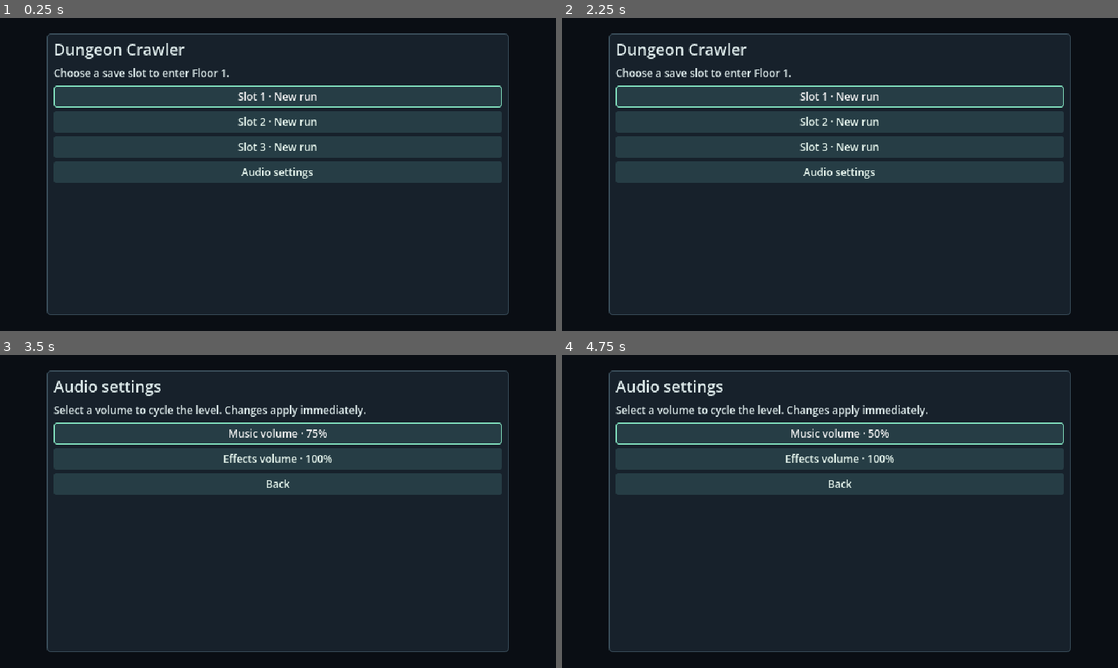
Above: before the commit, frames 1-4 (two rows, left to right).
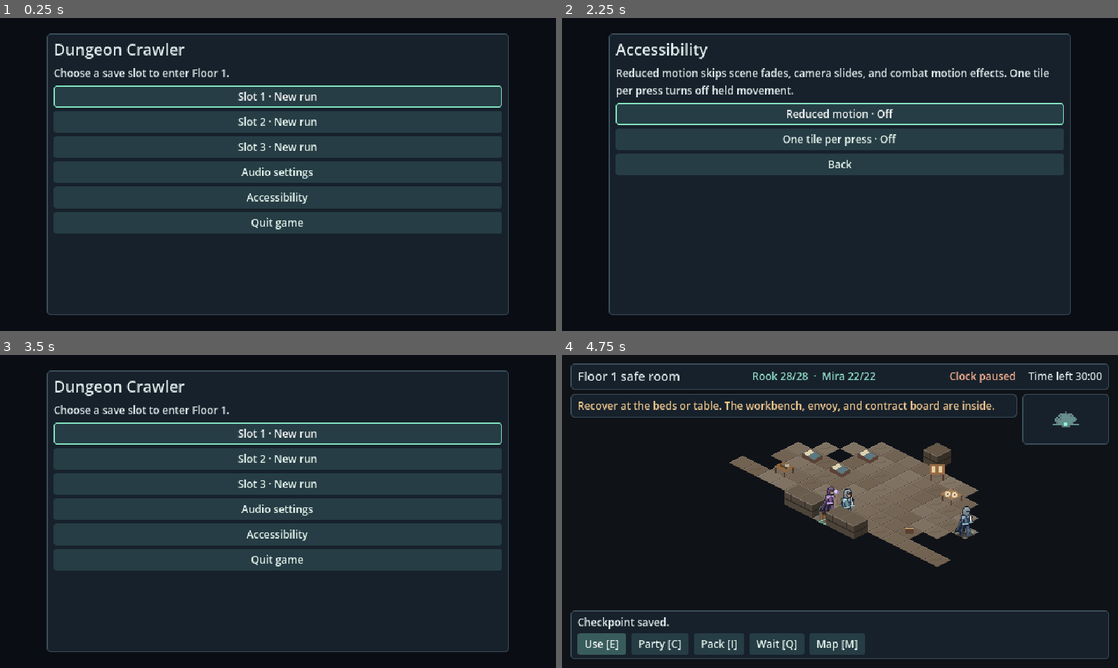
Above: after the commit, the same moments.

Repository: ChrisTitusTech/dungeon-crawler
Game: Godot game, scene res://scenes/main.tscn
Same seed, same stepped clock (60 frames per second), same inputs: the game is played once before the commit and once after it. Sound files missing from this copy of the repository are replaced by a short silence.
Inputs (mouse positions are in pixels of both pictures, inside the frame that each line leads up to):
- Up to frame 1 (0.25 s): no input
- Up to frame 2 (2.25 s): click "Audio settings" at 0.5 s; click "Back" at 1.25 s; click (840, 196) at 2 s, where only the run after the commit has a clickable "Accessibility"
- Up to frame 3 (3.5 s): click (278, 502) at 2.75 s, where only the run after the commit has a clickable "Back"
- Up to frame 4 (4.75 s): click (840, 433) at 3.5 s, where only the run after the commit has a clickable "Slot 1 · New run"; click (600, 642) at 4.25 s, where only the run after the commit has a clickable "Use [E]"

The runs differ from the first frame. In frame 1, 11% of the frame differs, in the area x 9-91%, y 53-69%; in frame 2, 14%; in frame 3, 19%; in frame 4, 30%, in the area x 1-99%, y 2-98%.

Commit message:
Polish controller navigation and add accessibility options

Diff:
--- a/project.godot
+++ b/project.godot
@@ -24,6 +24,14 @@
 
 [input]
 
+ui_accept={
+"deadzone": 0.5,
+"events": [Object(InputEventKey,"keycode":4194309), Object(InputEventKey,"keycode":4194310), Object(InputEventKey,"keycode":32), Object(InputEventJoypadButton,"button_index":0)]
+}
+ui_cancel={
+"deadzone": 0.5,
+"events": [Object(InputEventKey,"keycode":4194305), Object(InputEventJoypadButton,"button_index":1)]
+}
 move_up={
 "deadzone": 0.5,
 "events": [Object(InputEventKey,"physical_keycode":87), Object(InputEventKey,"keycode":4194320), Object(InputEventJoypadButton,"button_index":11), Object(InputEventJoypadMotion,"axis":1,"axis_value":-1.0)]
--- a/scripts/core/dungeon_game.gd
+++ b/scripts/core/dungeon_game.gd
@@ -15,6 +15,7 @@
 
 @export var prototype_mode: bool = false
 @export var save_directory: String = "user://"
+@export var accessibility_path: String = "user://accessibility.cfg"
 
 @onready var _dungeon: DungeonView = $Dungeon
 @onready var _interface: CanvasLayer = $Interface
@@ -45,13 +46,16 @@
 var _menu: CampaignMenu
 var _slot: int
 var _checkpoint: Dictionary
-var _can_close_menu: bool
+var _menu_back: Callable
 var _queued_move: Vector2i = NO_SITE
 var _queued_use: bool
 var _held_action: StringName
 var _repeat: float
 var _last_clock_usec: int = Time.get_ticks_usec()
 var _quitting: bool
+var _reduced_motion: bool
+var _single_step: bool
+var _using_gamepad: bool
 
 
 func _ready() -> void:
@@ -59,6 +63,7 @@
 		get_tree().auto_accept_quit = false
 	_dungeon.movement_finished.connect(_on_movement_finished)
 	_fade.finished.connect(_resume_scene_controls)
+	_load_accessibility()
 	_wait_button.pressed.connect(_take_turn.bind(Vector2i.ZERO))
 	_map_button.pressed.connect(_toggle_minimap)
 	if prototype_mode or "--prototype" in OS.get_cmdline_user_args():
@@ -102,22 +107,9 @@
 	if not _can_explore():
 		_held_action = &""
 		return
-
-	if _run != null:
-		if Input.is_action_just_pressed(&"interact"):
-			_interact()
-			return
-		if Input.is_action_just_pressed(&"open_party"):
-			_show_party()
-			return
-		if Input.is_action_just_pressed(&"open_inventory"):
-			_show_inventory()
-			return
-		if Input.is_action_just_pressed(&"pause"):
-			_show_pause()
-			return
-	if Input.is_action_just_pressed(&"toggle_minimap"):
-		_toggle_minimap()
+	if _single_step:
+		return
+
 	var pressed: StringName
 	for action: StringName in MOVEMENT:
 		if Input.is_action_just_pressed(action):
@@ -129,9 +121,6 @@
 			pressed = action
 	if _held_action != &"" and Input.is_action_pressed(_held_action):
 		pressed = _held_action
-	if Input.is_action_just_pressed(&"wait_turn"):
-		_take_turn(Vector2i.ZERO)
-		return
 	if pressed != _held_action:
 		_held_action = pressed
 		_repeat = 0.0
@@ -162,18 +151,63 @@
 		_prompt_reload("The floor collapsed", "The last safe-room checkpoint is intact.")
 
 
+func _input(event: InputEvent) -> void:
+	if _fade.busy:
+		get_viewport().set_input_as_handled()
+		return
+	var gamepad: bool = (event is InputEventJoypadButton and event.pressed
+		or event is InputEventJoypadMotion and absf(event.axis_value) > 0.5)
+	var keyboard_or_mouse: bool = (event is InputEventKey or event is InputEventMouseButton) and event.pressed
+	if not (gamepad or keyboard_or_mouse) or gamepad == _using_gamepad:
+		return
+	_using_gamepad = gamepad
+	_interact_button.text = "Use [A]" if gamepad else "Use [E]"
+	_party_button.text = "Party [Y]" if gamepad else "Party [C]"
+	_inventory_button.text = "Pack [X]" if gamepad else "Pack [I]"
+	_wait_button.text = "Wait [RB]" if gamepad else "Wait [Q]"
+	_map_button.text = "Map [View]" if gamepad else "Map [M]"
+
+
 func _unhandled_input(event: InputEvent) -> void:
 	if _fade.busy:
 		return
-	if _menu != null and _menu.visible and _can_close_menu and event.is_action_pressed(&"ui_cancel"):
-		_hide_menu()
-		get_viewport().set_input_as_handled()
-		return
-	if _can_explore() and event is InputEventMouseButton and event.is_action_pressed(&"select_tile"):
+	if _menu != null and _menu.visible:
+		if _menu_back.is_valid() and event.is_action_pressed(&"ui_cancel"):
+			get_viewport().set_input_as_handled()
+			_menu_back.call()
+		return
+	if not _can_explore():
+		return
+	if _run != null and event.is_action_pressed(&"interact"):
+		_interact()
+	elif _run != null and event.is_action_pressed(&"open_party"):
+		_show_party()
+	elif _run != null and event.is_action_pressed(&"open_inventory"):
+		_show_inventory()
+	elif _run != null and event.is_action_pressed(&"pause"):
+		_show_pause()
+	elif event.is_action_pressed(&"toggle_minimap"):
+		_toggle_minimap()
+	elif event.is_action_pressed(&"wait_turn"):
+		_take_turn(Vector2i.ZERO)
+	elif event is InputEventMouseButton and event.is_action_pressed(&"select_tile"):
 		var direction: Vector2i = _dungeon.cell_at_screen_position(event.position) - _floor.player
-		if absi(direction.x) + absi(direction.y) == 1:
-			_take_turn(direction)
+		if absi(direction.x) + absi(direction.y) != 1:
+			return
+		_take_turn(direction)
+	elif _single_step:
+		for action: StringName in MOVEMENT:
+			if not event.is_action_pressed(action):
+				continue
+			if event is InputEventJoypadMotion and not Input.is_action_just_pressed_by_event(action, event):
+				continue
+			_take_turn(MOVEMENT[action])
 			get_viewport().set_input_as_handled()
+			break
+		return
+	else:
+		return
+	get_viewport().set_input_as_handled()
 
 
 func _can_explore() -> bool:
@@ -254,6 +288,7 @@
 			DungeonFloor.EnemyKind.GUARD:
 				opponent = BattleRules.Fighter.new(enemy_name, 25, 7, 11)
 	_battle = BATTLE_SCREEN.instantiate() as BattleView
+	_battle.reduced_motion = _reduced_motion
 	_hud.hide()
 	_dungeon.hide()
 	_interface.add_child(_battle)
@@ -345,6 +380,8 @@
 		else:
 			choices.append(CampaignMenu.choice("Slot %d · New run" % slot, _new_slot.bind(slot)))
 	choices.append(CampaignMenu.choice("Audio settings", _show_audio_settings))
+	choices.append(CampaignMenu.choice("Accessibility", _show_accessibility))
+	choices.append(CampaignMenu.choice("Quit game", _quit))
 	_present("Dungeon Crawler", message, choices, false)
 
 
@@ -352,7 +389,7 @@
 	_present("Replace slot %d?" % slot, "A new run replaces this slot’s checkpoint.", [
 		CampaignMenu.choice("Keep checkpoint", _show_slots),
 		CampaignMenu.choice("Start a new run", _new_slot.bind(slot)),
-	], false)
+	], false, _show_slots)
 
 
 func _new_slot(slot: int) -> void:
@@ -788,7 +825,7 @@
 		choices.append(CampaignMenu.choice("%s · %d/%d HP" % [member.name, member.hp, member.max_hp],
 			_apply_item.bind(member, item), disabled))
 	choices.append(CampaignMenu.choice("Back to pack", _show_inventory))
-	_present(definition.name, definition.description, choices)
+	_present(definition.name, definition.description, choices, true, _show_inventory)
 
 
 func _apply_item(member: BattleRules.Fighter, item: String) -> void:
@@ -834,7 +871,7 @@
 		CampaignMenu.choice("Speed +1", _train.bind(member, "speed")),
 		CampaignMenu.choice("Max HP +4", _train.bind(member, "health")),
 		CampaignMenu.choice("Back to party", _show_party),
-	])
+	], true, _show_party)
 
 
 func _train(member: BattleRules.Fighter, stat: String) -> void:
@@ -847,21 +884,65 @@
 	_present("Paused", "Use the safe room to record progress. Returning to the slot menu ends this session.", [
 		CampaignMenu.choice("Resume", _hide_menu),
 		CampaignMenu.choice("Audio settings", _show_audio_settings.bind(true)),
+		CampaignMenu.choice("Accessibility", _show_accessibility.bind(true)),
 		CampaignMenu.choice("Return to save slots", _show_slots),
 	])
 
 
 func _show_audio_settings(from_pause: bool = false) -> void:
+	var back: Callable = _show_pause if from_pause else _show_slots
 	_present("Audio settings", "Select a volume to cycle the level. Changes apply immediately.", [
 		CampaignMenu.choice("Music volume · %d%%" % _audio.music_volume, _change_volume.bind(true, from_pause)),
 		CampaignMenu.choice("Effects volume · %d%%" % _audio.effects_volume, _change_volume.bind(false, from_pause)),
-		CampaignMenu.choice("Back", _show_pause if from_pause else _show_slots),
-	], false)
+		CampaignMenu.choice("Back", back),
+	], true, back)
 
 
 func _change_volume(music: bool, from_pause: bool) -> void:
 	_audio.cycle_volume(music)
 	_show_audio_settings(from_pause)
+
+
+func _load_accessibility() -> void:
+	var settings := ConfigFile.new()
+	if settings.load(accessibility_path) == OK:
+		_reduced_motion = settings.get_value("accessibility", "reduced_motion", false) == true
+		_single_step = settings.get_value("accessibility", "single_step", false) == true
+	_apply_accessibility()
+
+
+func _apply_accessibility() -> void:
+	_dungeon.reduced_motion = _reduced_motion
+	_fade.reduced_motion = _reduced_motion
+	_held_action = &""
+
+
+func _show_accessibility(from_pause: bool = false, notice: String = "") -> void:
+	var back: Callable = _show_pause if from_pause else _show_slots
+	var detail := "Reduced motion skips scene fades, camera slides, and combat motion effects. One tile per press turns off held movement."
+	if not notice.is_empty():
+		detail += "\n\n" + notice
+	_present("Accessibility", detail, [
+		CampaignMenu.choice("Reduced motion · %s" % ("On" if _reduced_motion else "Off"),
+			_toggle_accessibility.bind(true, from_pause)),
+		CampaignMenu.choice("One tile per press · %s" % ("On" if _single_step else "Off"),
+			_toggle_accessibility.bind(false, from_pause)),
+		CampaignMenu.choice("Back", back),
+	], true, back)
+
+
+func _toggle_accessibility(motion: bool, from_pause: bool) -> void:
+	if motion:
+		_reduced_motion = not _reduced_motion
+	else:
+		_single_step = not _single_step
+	_apply_accessibility()
+	var settings := ConfigFile.new()
+	settings.set_value("accessibility", "reduced_motion", _reduced_motion)
+	settings.set_value("accessibility", "single_step", _single_step)
+	var error: Error = settings.save(accessibility_path)
+	var notice: String = "" if error == OK else "Settings applied for this session. Could not save them."
+	_show_accessibility(from_pause, notice)
 
 
 func _show_summary(notice: String = "") -> void:
@@ -881,8 +962,9 @@
 	return "%s · %s" % [race, role]
 
 
-func _present(title: String, detail: String, choices: Array[Dictionary], dismissible: bool = true) -> void:
-	_can_close_menu = dismissible
+func _present(title: String, detail: String, choices: Array[Dictionary], dismissible: bool = true,
+	back: Callable = Callable()) -> void:
+	_menu_back = back if back.is_valid() or not dismissible else _hide_menu
 	_menu.present(title, detail, choices)
 
 
--- a/scripts/ui/battle_fighter_view.gd
+++ b/scripts/ui/battle_fighter_view.gd
@@ -27,6 +27,7 @@
 var _health_tween: Tween
 var _health_ready: bool
 var _reaction_tween: Tween
+var reduced_motion: bool
 
 
 func show_fighter(fighter: BattleRules.Fighter, is_active: bool, accent: Color) -> void:
@@ -38,7 +39,7 @@
 	elif not fighter.injuries.is_empty():
 		_hp_label.text += " · Injured"
 	_hp_bar.max_value = float(fighter.max_hp)
-	if not _health_ready or DisplayServer.get_name() == "headless":
+	if reduced_motion or not _health_ready or DisplayServer.get_name() == "headless":
 		_hp_bar.value = float(fighter.hp)
 	elif absf(_hp_bar.value - fighter.hp) > 0.01:
 		if _health_tween != null and _health_tween.is_valid():
@@ -47,7 +48,7 @@
 		_health_tween.tween_property(_hp_bar, "value", float(fighter.hp), 0.20)
 	if fighter.hp == 0 and _alive:
 		_fall = 1.0
-		if _health_ready and DisplayServer.get_name() != "headless":
+		if not reduced_motion and _health_ready and DisplayServer.get_name() != "headless":
 			_fall = 0.0
 			var defeat: Tween = create_tween().set_trans(Tween.TRANS_CUBIC).set_ease(Tween.EASE_IN)
 			defeat.tween_property(self, "_fall", 1.0, 0.36)
@@ -72,7 +73,7 @@
 
 
 func _process(delta: float) -> void:
-	if not is_visible_in_tree() or DisplayServer.get_name() == "headless":
+	if reduced_motion or not is_visible_in_tree() or DisplayServer.get_name() == "headless":
 		return
 	if _alive:
 		_elapsed += delta
--- a/scripts/ui/battle_view.gd
+++ b/scripts/ui/battle_view.gd
@@ -35,6 +35,7 @@
 var _controls_held: bool
 var _animating: bool
 var _result_cue_played: bool
+var reduced_motion: bool
 
 
 func _ready() -> void:
@@ -54,6 +55,8 @@
 	_audio = audio
 	_controls_held = hold_controls
 	_backdrop.modulate = ARENA_TINTS[floor_number - 1]
+	if reduced_motion:
+		_backdrop.material = null
 	for index: int in rules.party.size():
 		var fighter: BattleRules.Fighter = rules.party[index]
 		var model: String = ActorArt.model(fighter, "rook" if index == 0 else "mira")
@@ -86,6 +89,7 @@
 
 func _add_card(model: String, slot: Vector2, sprite_size: float, opposing: bool) -> BattleFighterView:
 	var card: BattleFighterView = FIGHTER_CARD.instantiate() as BattleFighterView
+	card.reduced_motion = reduced_motion
 	_battlefield.add_child(card)
 	card.set_anchor_and_offset(SIDE_RIGHT, slot.x, 0.0)
 	card.set_anchor_and_offset(SIDE_BOTTOM, slot.y, 0.0)
@@ -131,6 +135,11 @@
 func _present_action(command: BattleRules.Command, actor: BattleRules.Fighter,
 	target: BattleRules.Fighter, previous_hp: int) -> void:
 	if DisplayServer.get_name() == "headless":
+		_render()
+		return
+	if reduced_motion:
+		if _audio != null:
+			_audio.play_cue(ACTION_CUES[command])
 		_render()
 		return
 	_animating = true
@@ -219,6 +228,11 @@
 	elif not can_act:
 		_enemy_delay.start()
 	else:
+		var enabled: Array[Button] = []
+		for button: Button in [_attack, _skill, _defend, _item, _flee]:
+			if button.visible and not button.disabled:
+				enabled.append(button)
+		CampaignMenu.link_buttons(enabled, false)
 		var focused: Button = get_viewport().gui_get_focus_owner() as Button
-		if focused == null or focused.disabled:
+		if focused not in enabled:
 			_attack.grab_focus()
--- a/scripts/ui/campaign_menu.gd
+++ b/scripts/ui/campaign_menu.gd
@@ -13,6 +13,19 @@
 	return {"label": label, "run": run, "disabled": disabled}
 
 
+static func link_buttons(buttons: Array[Button], vertical: bool) -> void:
+	for index: int in buttons.size():
+		var button: Button = buttons[index]
+		var previous: NodePath = button.get_path_to(buttons[posmod(index - 1, buttons.size())])
+		var next: NodePath = button.get_path_to(buttons[(index + 1) % buttons.size()])
+		if vertical:
+			button.focus_neighbor_top = previous
+			button.focus_neighbor_bottom = next
+		else:
+			button.focus_neighbor_left = previous
+			button.focus_neighbor_right = next
+
+
 func present(heading: String, detail: String, choices: Array[Dictionary]) -> void:
 	var focus_index: int = -1
 	var focused: Control = get_viewport().gui_get_focus_owner()
@@ -24,7 +37,7 @@
 		_choices.remove_child(child)
 		child.queue_free()
 
-	var first: Button
+	var enabled: Array[Button] = []
 	var preferred: Button
 	for entry: Dictionary in choices:
 		var button := Button.new()
@@ -33,16 +46,17 @@
 		button.custom_minimum_size.y = 25
 		button.pressed.connect(_choose.bind(entry.run))
 		_choices.add_child(button)
-		if first == null and not button.disabled:
-			first = button
+		if not button.disabled:
+			enabled.append(button)
 		if button.get_index() == focus_index and not button.disabled:
 			preferred = button
 	_scroll.scroll_vertical = 0
+	link_buttons(enabled, true)
 	show()
 	if preferred != null:
 		preferred.grab_focus()
-	elif first != null:
-		first.grab_focus()
+	elif not enabled.is_empty():
+		enabled[0].grab_focus()
 
 
 func _choose(action: Callable) -> void:
--- a/scripts/ui/scene_fade.gd
+++ b/scripts/ui/scene_fade.gd
@@ -7,12 +7,13 @@
 const ENCOUNTER_INK := Color("#20283b")
 
 var busy: bool = false
+var reduced_motion: bool
 
 
 func change_scene(swap: Callable, encounter: bool = false) -> void:
 	if busy:
 		return
-	if DisplayServer.get_name() == "headless":
+	if reduced_motion or DisplayServer.get_name() == "headless":
 		swap.call()
 		finished.emit()
 		return
--- a/scripts/world/dungeon_view.gd
+++ b/scripts/world/dungeon_view.gd
@@ -35,6 +35,7 @@
 var _torch_glow: GradientTexture2D
 var _ambient_frame: int
 var _party_facing: float = 1.0
+var reduced_motion: bool
 var _clash_turn: int = -1
 var _clash_started: float
 
@@ -89,7 +90,7 @@
 			moving = moving or _visible_cells.has(enemy.cell) or _previous_visibility.has(_enemy_from[enemy])
 
 	_refresh_tiles()
-	if animate and moving and DisplayServer.get_name() != "headless":
+	if animate and moving and not reduced_motion and DisplayServer.get_name() != "headless":
 		_moving = true
 		_set_step_progress(0.0)
 		return true
@@ -154,7 +155,8 @@
 func _process(delta: float) -> void:
 	if _floor == null or not is_visible_in_tree() or DisplayServer.get_name() == "headless":
 		return
-	_ambient_time += delta
+	if not reduced_motion:
+		_ambient_time += delta
 	if _moving:
 		var progress: float = _step_progress + delta / STEP_TIME
 		_set_step_progress(minf(progress, 1.0))
@@ -211,7 +213,7 @@
 
 
 func _draw_skirmish() -> void:
-	if _floor.skirmish.is_empty() or _clash_turn != _floor.turn:
+	if reduced_motion or _floor.skirmish.is_empty() or _clash_turn != _floor.turn:
 		return
 	var progress: float = (_ambient_time - _clash_started) / 0.35
 	if progress >= 1.0:
--- a/tests/test_floor_one.gd
+++ b/tests/test_floor_one.gd
@@ -14,6 +14,68 @@
 	for file: String in DirAccess.get_files_at(_directory):
 		DirAccess.remove_absolute(_directory.path_join(file))
 	DirAccess.remove_absolute(_directory)
+
+
+func test_controller_confirms_menus_without_reusing_a_as_interact() -> void:
+	var game: DungeonGame = GAME.instantiate() as DungeonGame
+	game.save_directory = _directory
+	game.accessibility_path = _directory.path_join("accessibility.cfg")
+	add_child_autofree(game)
+	await wait_process_frames(1)
+
+	_tap_pad(JOY_BUTTON_A)
+	await wait_process_frames(1)
+	assert_not_null(game._run)
+	if game._run == null:
+		return
+	assert_false(game._run.at_camp(), "Selecting a slot must not also open the dungeon door.")
+	assert_eq(game._interact_button.text, "Use [A]")
+	_tap_pad(JOY_BUTTON_A)
+	assert_true(game._run.at_camp(), "A fresh press uses the door.")
+
+	_tap_pad(JOY_BUTTON_START)
+	var heading: Label = game._menu.get_node("%Heading")
+	assert_eq(heading.text, "Paused")
+	_tap_pad(JOY_BUTTON_DPAD_DOWN)
+	_tap_pad(JOY_BUTTON_DPAD_DOWN)
+	_tap_pad(JOY_BUTTON_A)
+	assert_eq(heading.text, "Accessibility")
+	_tap_pad(JOY_BUTTON_A)
+	_tap_pad(JOY_BUTTON_DPAD_DOWN)
+	_tap_pad(JOY_BUTTON_A)
+	assert_true(game._dungeon.reduced_motion)
+	assert_true(game._single_step)
+	_tap_pad(JOY_BUTTON_B)
+	assert_eq(heading.text, "Paused")
+	_tap_pad(JOY_BUTTON_B)
+	assert_false(game._menu.visible)
+
+	game._reduced_motion = false
+	game._single_step = false
+	game._load_accessibility()
+	assert_true(game._fade.reduced_motion)
+	assert_true(game._single_step)
+
+	game._leave_refuge()
+	var floor_state: DungeonFloor = game._run.floor
+	var spawn: Vector2i = floor_state.player
+	_tap_pad(JOY_BUTTON_DPAD_RIGHT)
+	assert_eq(floor_state.player, spawn + Vector2i.RIGHT)
+	floor_state.encounter = floor_state.enemy_at(_find(floor_state, "r"))
+	game._open_battle(DungeonFloor.EnemyKind.RAT)
+	_tap_pad(JOY_BUTTON_DPAD_RIGHT)
+	assert_eq(get_viewport().gui_get_focus_owner(), game._battle.get_node("%Skill"))
+	_tap_pad(JOY_BUTTON_A)
+	assert_true(game._battle.rules.used_skill)
+	await wait_process_frames(1)
+
+
+func _tap_pad(button: JoyButton) -> void:
+	for pressed: bool in [true, false]:
+		var event := InputEventJoypadButton.new()
+		event.button_index = button
+		event.pressed = pressed
+		get_viewport().push_input(event)
 
 
 func test_seed_repeats_and_rooms_stay_connected() -> void:
Not shown, changed: docs/roadmap.md
